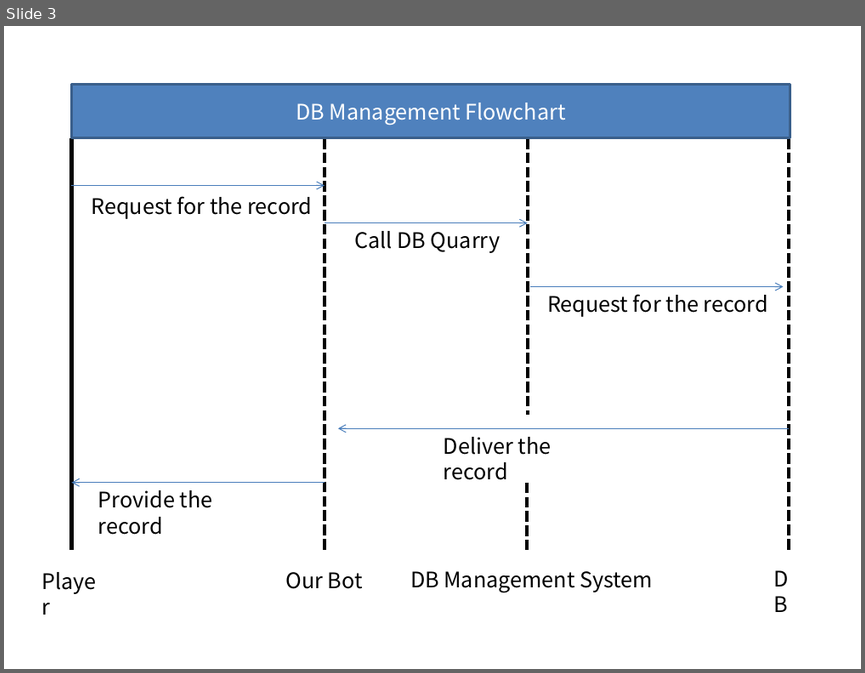
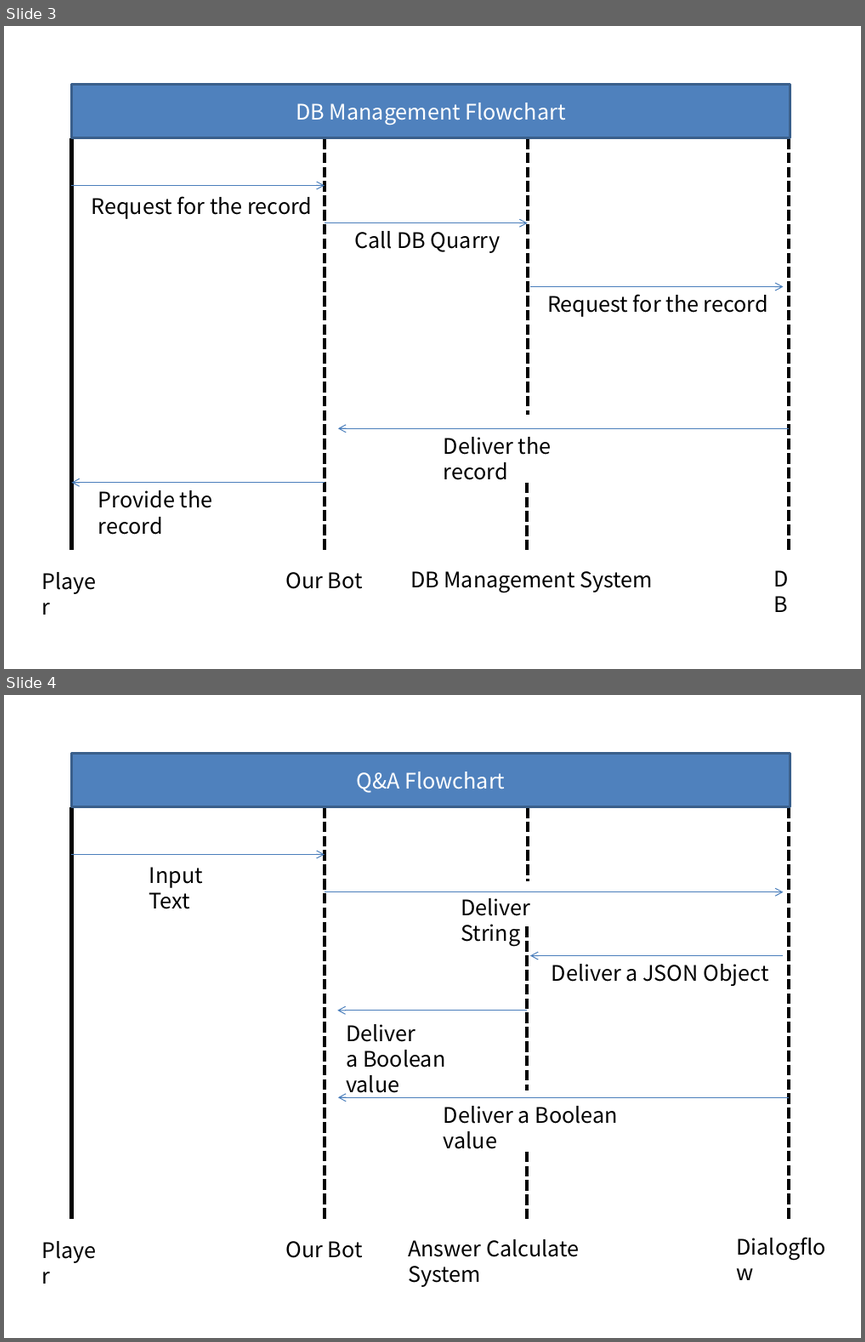
Before and after one commit to ryankim874/2018group7, a slide deck: Sequence Diagram.pptx. Shown one above the other, each under a label of ours: slide 3 before the commit, slides 3 and 4 after it. The pictures are 865x673 and 865x1342 pixels, drawn with LibreOffice and Linux fonts; fonts in the diff are those of the drawing. Boxes give left, top, right and bottom in pixels: in the first picture for what was removed or moved away, otherwise in the second. Text is boxed around its words. In the diff, an @@ line names an element or a change of style, - is before the commit and + after.

Commit message:
flowchart, ddm 내용 추가

```diff
--- a/Sequence Diagram.pptx
+++ b/Sequence Diagram.pptx
@@ slide 4 added at [4,695,861,1338], background #FFFFFF @@
@@ rectangle added at [72,754,790,807], fill #4F81BD, outline #3A5F8C 2 pt, 18 pt, text #FFFFFF @@
+Q&A Flowchart
@@ line added from (72, 807) to (72, 1219), #000000 3 pt @@
@@ line added from (324, 807) to (324, 1219), #000000 3 pt dashed @@
@@ line added from (528, 807) to (528, 882), #000000 3 pt dashed @@
@@ line added from (789, 807) to (789, 1219), #000000 3 pt dashed @@
@@ arrow added from (72, 854) to (324, 854), #4B7EBC 0.75 pt @@
@@ text added at [149,867,203,909], 18 pt, text #000000 @@
+Input Text
@@ arrow added from (324, 892) to (783, 892), #4B7EBC 0.75 pt @@
@@ text added at [460,898,530,946], 18 pt, text #000000 @@
+Deliver String
@@ line added from (527, 926) to (527, 1091), #000000 3 pt dashed @@
@@ arrow added from (783, 955) to (530, 955), #4B7EBC 0.75 pt @@
@@ text added at [551,964,768,986], 18 pt, text #000000 @@
+Deliver a JSON Object
@@ arrow added from (527, 1010) to (337, 1010), #4B7EBC 0.75 pt @@
@@ text added at [346,1024,445,1097], 18 pt, text #000000 @@
+Deliver
+a Boolean value
@@ arrow added from (789, 1097) to (338, 1097), #4B7EBC 0.75 pt @@
@@ text added at [443,1106,617,1149], 18 pt, text #000000 @@
+Deliver a Boolean value
@@ line added from (527, 1151) to (527, 1219), #000000 3 pt dashed @@
@@ text added at [728,1229,850,1263], 18 pt, text #000000 @@
+Dialogflow
@@ text added at [34,1232,110,1266], 18 pt, text #000000 @@
+Player
@@ text added at [285,1241,363,1258], 18 pt, text #000000 @@
+Our Bot
@@ text added at [408,1239,579,1287], 18 pt, text #000000 @@
+Answer Calculate System
```
Also in this commit, not shown: 1 other slide added, 3 other files.
